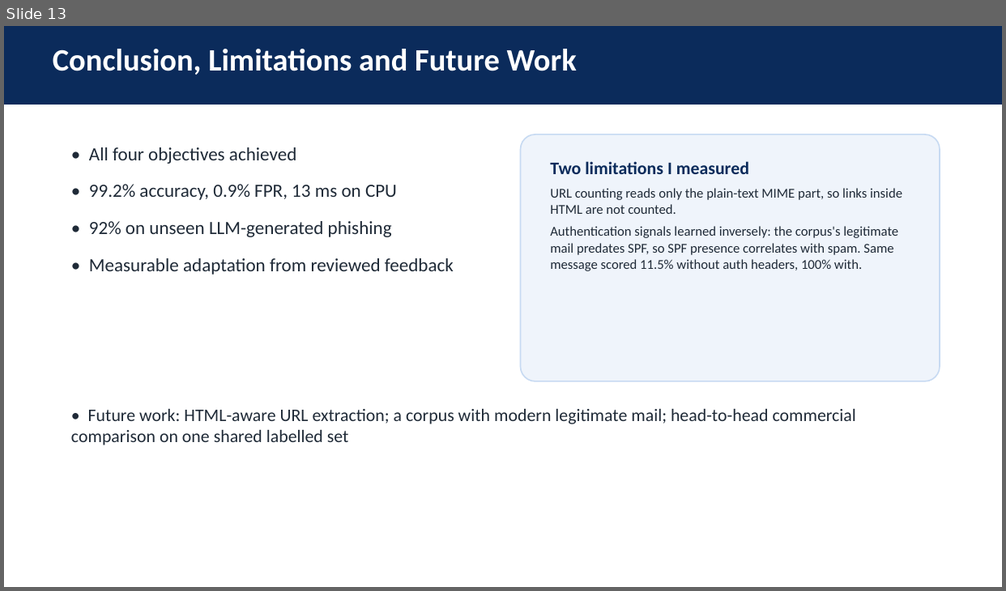
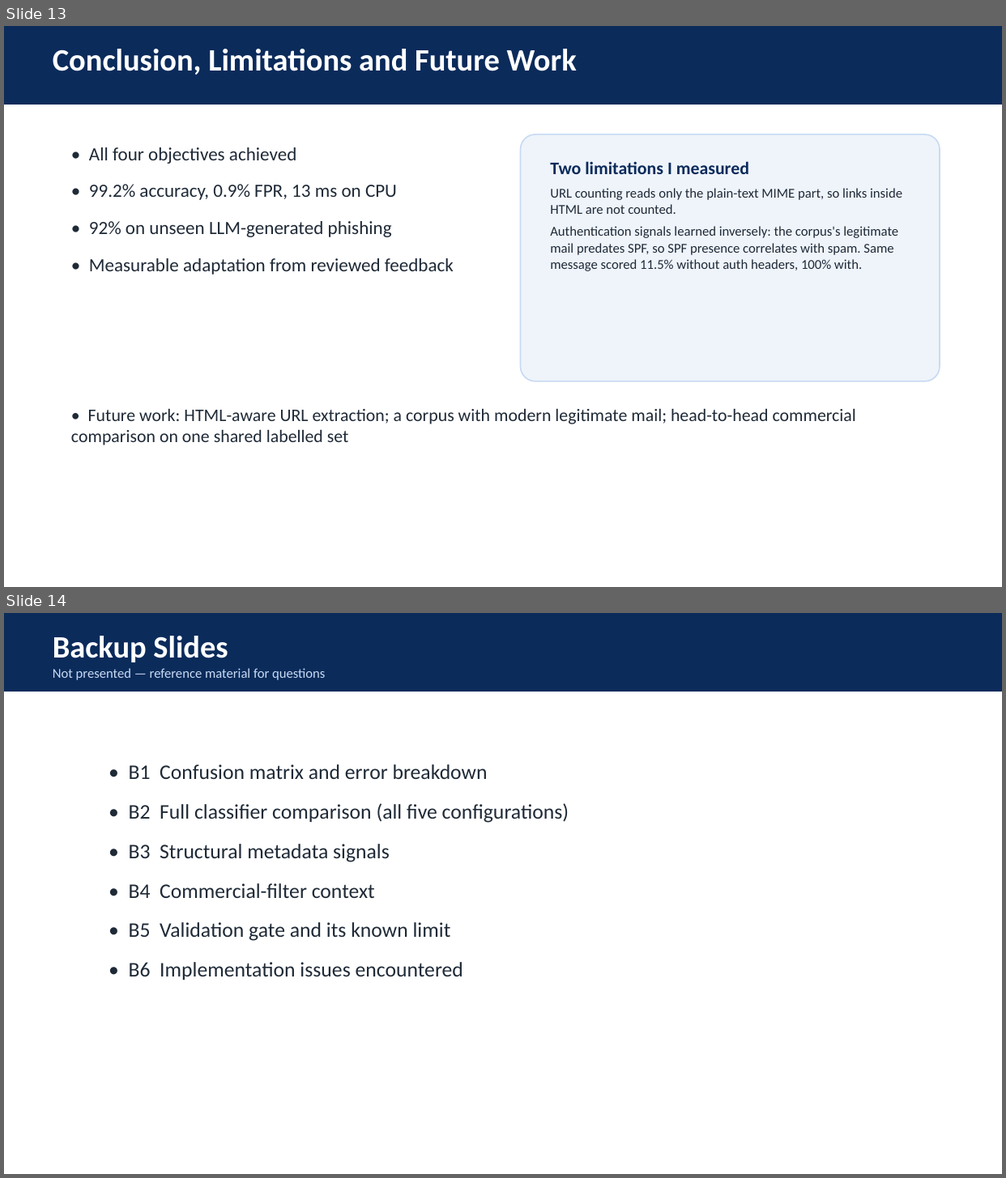
Before and after one commit to leegongyi2004-art/adaptive-email-spam-detection, a slide deck: reports/slides/fyp2_viva.pptx. Shown one above the other, each under a label of ours: slide 13 before the commit, slides 13 and 14 after it. The pictures are 1006x591 and 1006x1178 pixels, drawn with LibreOffice and Linux fonts; fonts in the diff are those of the drawing. Boxes give left, top, right and bottom in pixels: in the first picture for what was removed or moved away, otherwise in the second. Text is boxed around its words. In the diff, an @@ line names an element or a change of style, - is before the commit and + after.

Commit message:
Slides: add six backup slides for Q&A; reframe hypotheses as research questions

```diff
--- a/reports/slides/fyp2_viva.pptx
+++ b/reports/slides/fyp2_viva.pptx
@@ slide 14 added at (4,613,1002,1174), background #FFFFFF @@
@@ rectangle added at (4,613,1002,692), fill #0B2B5B @@
@@ text added at (53,636,325,680), 13 pt, text #C7DAF2 @@
+Backup Slides
+Not presented — reference material for questions
@@ text added at (129,764,569,980), 20 pt, text #1F2A37 @@
+• B1 Confusion matrix and error breakdown
+• B2 Full classifier comparison (all five configurations)
+• B3 Structural metadata signals
+• B4 Commercial-filter context
+• B5 Validation gate and its known limit
+• B6 Implementation issues encountered
```
Also in this commit, not shown: 1 slide changed, 6 other slides added, 1 other file.
